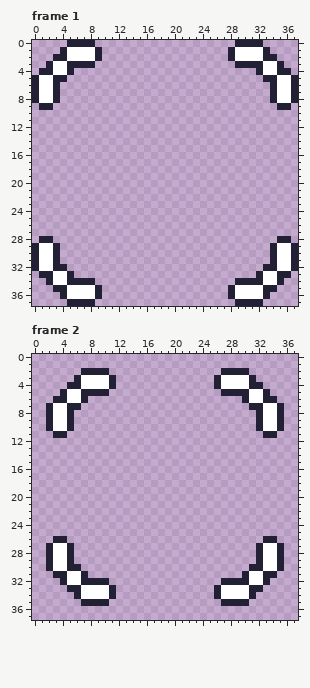
One commit to this pixel-art file: assetsrc/images/selector.aseprite. Above is the file before it was changed.
38x38 pixels, 2 frames. Shown: frame 1, frame 2.
The result:
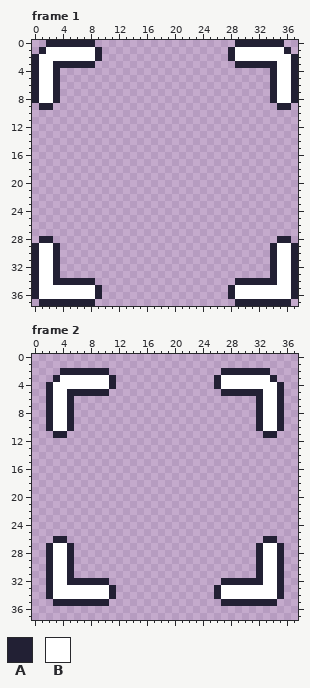
Palette (. is transparent): A #222034  B #ffffff
Diff:
{"where": "frame 1, layer \"Layer 1\""}
{"frame":1,"y":0,"x":2,"old":"...","new":"AAA"}
{"frame":1,"y":0,"x":33,"old":"...","new":"AAA"}
{"frame":1,"y":1,"x":1,"old":"...A","new":"ABBB"}
{"frame":1,"y":1,"x":33,"old":"A...","new":"BBBA"}
{"frame":1,"y":2,"x":0,"old":"...AA","new":"ABBBB"}
{"frame":1,"y":2,"x":33,"old":"AA...","new":"BBBBA"}
{"frame":1,"y":3,"x":0,"old":"..ABB","new":"ABBAA"}
{"frame":1,"y":3,"x":33,"old":"BBA..","new":"AABBA"}
{"frame":1,"y":4,"x":0,"old":".AABBA","new":"ABBA.."}
{"frame":1,"y":4,"x":32,"old":"ABBAA.","new":"..ABBA"}
{"frame":1,"y":5,"x":4,"old":"A","new":"."}
{"frame":1,"y":5,"x":33,"old":"A","new":"."}
{"frame":1,"y":32,"x":4,"old":"A","new":"."}
{"frame":1,"y":32,"x":33,"old":"A","new":"."}
{"frame":1,"y":33,"x":0,"old":".AABBA","new":"ABBA.."}
{"frame":1,"y":33,"x":32,"old":"ABBAA.","new":"..ABBA"}
{"frame":1,"y":34,"x":0,"old":"..ABB","new":"ABBAA"}
{"frame":1,"y":34,"x":33,"old":"BBA..","new":"AABBA"}
{"frame":1,"y":35,"x":0,"old":"...AA","new":"ABBBB"}
{"frame":1,"y":35,"x":33,"old":"AA...","new":"BBBBA"}
{"frame":1,"y":36,"x":0,"old":"....A","new":"ABBBB"}
{"frame":1,"y":36,"x":33,"old":"A....","new":"BBBBA"}
{"frame":1,"y":37,"x":1,"old":"....","new":"AAAA"}
{"frame":1,"y":37,"x":33,"old":"....","new":"AAAA"}
{"where": "frame 2, layer \"Layer 1\""}
{"frame":2,"y":2,"x":4,"old":"...","new":"AAA"}
{"frame":2,"y":2,"x":31,"old":"...","new":"AAA"}
{"frame":2,"y":3,"x":3,"old":"...A","new":"ABBB"}
{"frame":2,"y":3,"x":31,"old":"A...","new":"BBBA"}
{"frame":2,"y":4,"x":2,"old":"...AA","new":"ABBBB"}
{"frame":2,"y":4,"x":31,"old":"AA...","new":"BBBBA"}
{"frame":2,"y":5,"x":2,"old":"..ABB","new":"ABBAA"}
{"frame":2,"y":5,"x":31,"old":"BBA..","new":"AABBA"}
{"frame":2,"y":6,"x":2,"old":".AABBA","new":"ABBA.."}
{"frame":2,"y":6,"x":30,"old":"ABBAA.","new":"..ABBA"}
{"frame":2,"y":7,"x":6,"old":"A","new":"."}
{"frame":2,"y":7,"x":31,"old":"A","new":"."}
{"frame":2,"y":30,"x":6,"old":"A","new":"."}
{"frame":2,"y":30,"x":31,"old":"A","new":"."}
{"frame":2,"y":31,"x":2,"old":".AABBA","new":"ABBA.."}
{"frame":2,"y":31,"x":30,"old":"ABBAA.","new":"..ABBA"}
{"frame":2,"y":32,"x":2,"old":"..ABB","new":"ABBAA"}
{"frame":2,"y":32,"x":31,"old":"BBA..","new":"AABBA"}
{"frame":2,"y":33,"x":2,"old":"...AA","new":"ABBBB"}
{"frame":2,"y":33,"x":31,"old":"AA...","new":"BBBBA"}
{"frame":2,"y":34,"x":2,"old":"....A","new":"ABBBB"}
{"frame":2,"y":34,"x":31,"old":"A....","new":"BBBBA"}
{"frame":2,"y":35,"x":3,"old":"....","new":"AAAA"}
{"frame":2,"y":35,"x":31,"old":"....","new":"AAAA"}
